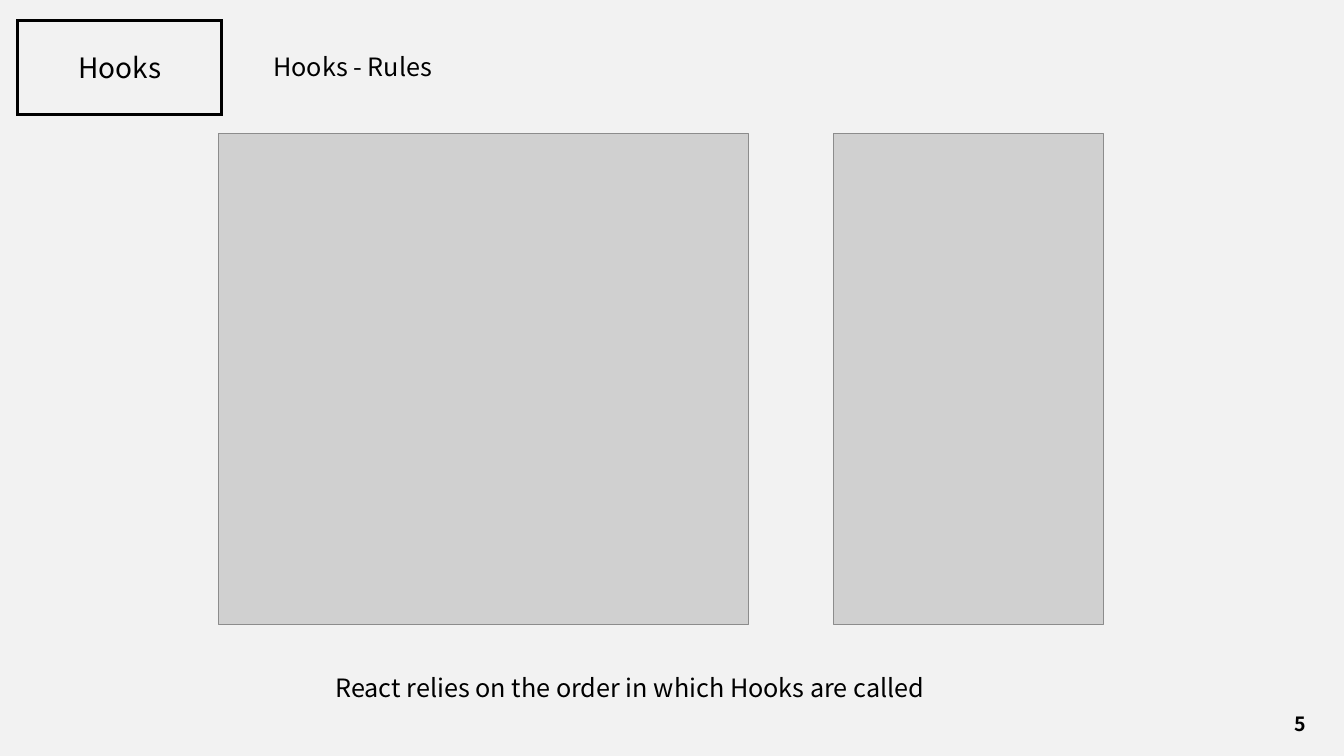
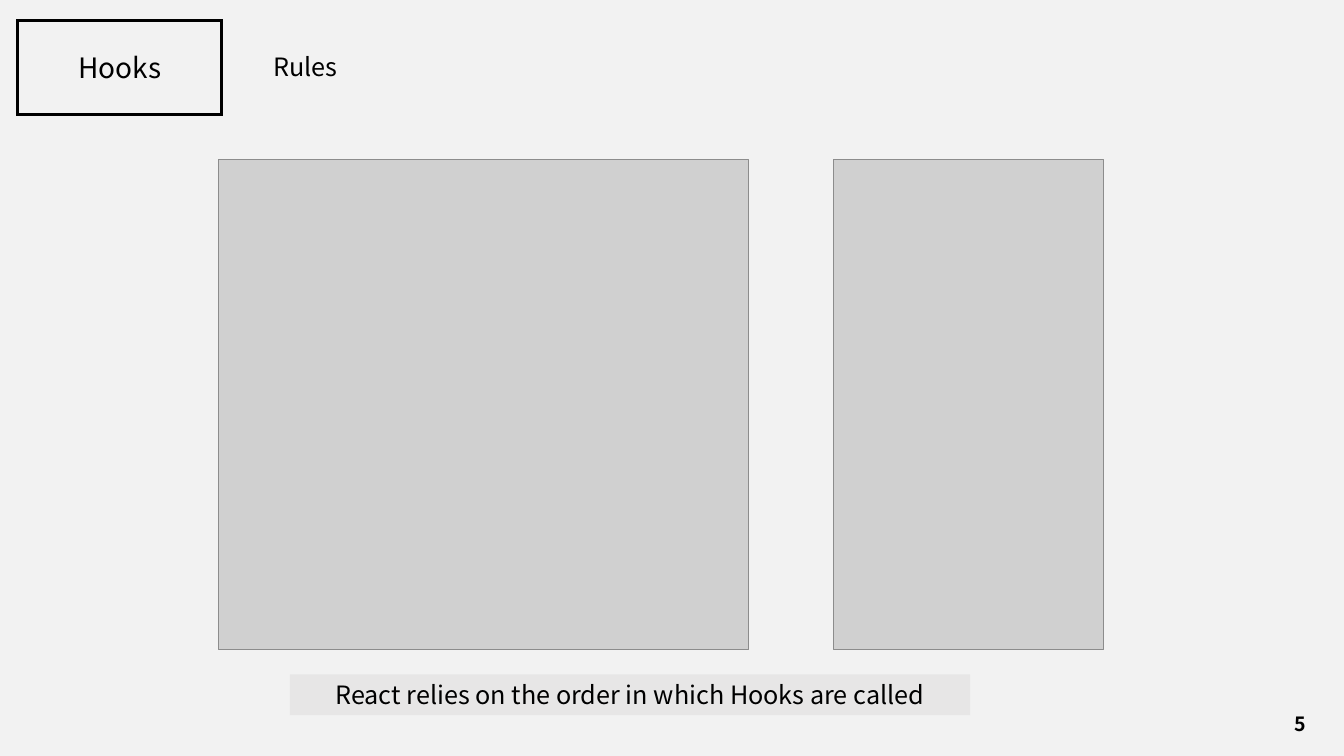
Before and after one commit to J3SUNG/Seminar, a slide deck: slide 5 of 210228_React_Hooks.pptx. Drawn at 1344x756 pixels with LibreOffice and Linux fonts; fonts in the diff are those of the drawing; grey boxes stand for pictures. Boxes give left, top, right and bottom in pixels: in the first picture for what was removed or moved away, otherwise in the second. Text is boxed around its words. In the diff, an @@ line names an element or a change of style, - is before the commit and + after.

Commit message:
21-02-28-04

```diff
--- a/210228_React_Hooks.pptx
+++ b/210228_React_Hooks.pptx
@@ text at bbox=[273, 56, 337, 77]: text changed @@
-Hooks - Rules
+Rules
@@ picture: place and size @@
-picture at bbox=[219, 134, 749, 625]
+picture at bbox=[219, 159, 749, 650]
@@ picture: place and size @@
-picture at bbox=[834, 134, 1104, 625]
+picture at bbox=[834, 159, 1104, 650]
@@ rectangle "React relies on the order ...": place and size @@
-rectangle "React relies on the order ..." at bbox=[335, 677, 925, 698]
+rectangle "React relies on the order ..." at bbox=[290, 675, 971, 715]
@@ rectangle "React relies on the order ..." at bbox=[290, 675, 971, 715]: fill none to #E7E6E6 @@
```
Also in this commit, not shown: 24 other slides changed.
